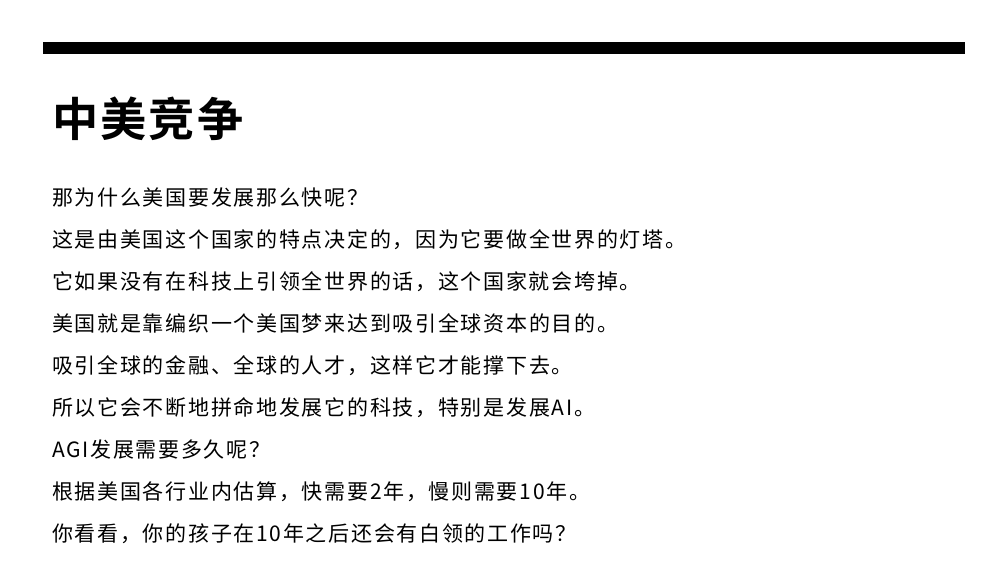
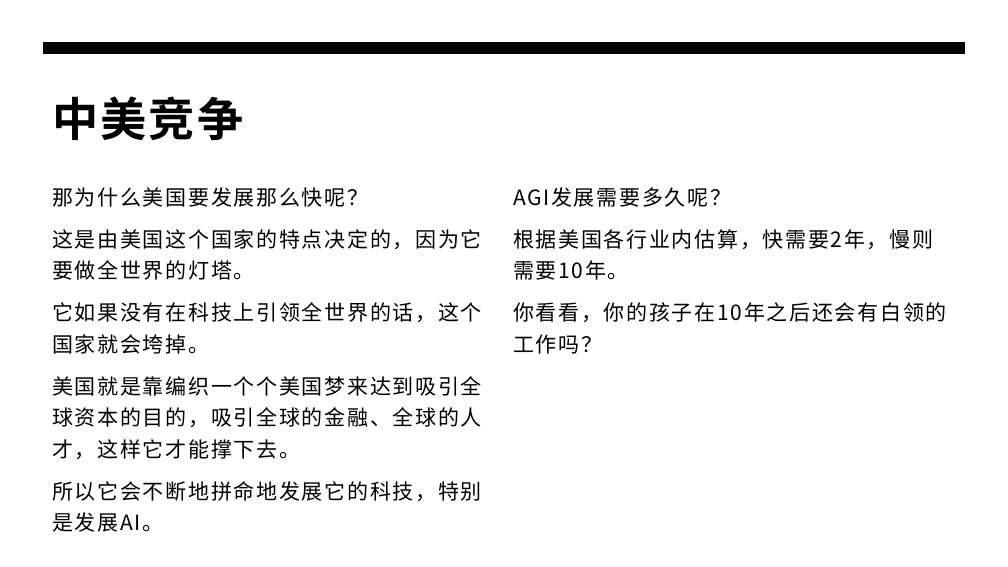
Before and after one commit to panxibei/writing, a slide deck: slide 10 of 44_心理学/24_浥尘伙伴社团原创：浥尘智慧家长课堂/AI时代高智慧家长私教课（第一季）/AI时代高智慧家长私教课（第一季）.pptx. Drawn at 1008x567 pixels with LibreOffice and Linux fonts; fonts in the diff are those of the drawing. Boxes give left, top, right and bottom in pixels: in the first picture for what was removed or moved away, otherwise in the second. Text is boxed around its words. In the diff, an @@ line names an element or a change of style, - is before the commit and + after.

```diff
--- a/44_心理学/24_浥尘伙伴社团原创：浥尘智慧家长课堂/AI时代高智慧家长私教课（第一季）/AI时代高智慧家长私教课（第一季）.pptx
+++ b/44_心理学/24_浥尘伙伴社团原创：浥尘智慧家长课堂/AI时代高智慧家长私教课（第一季）/AI时代高智慧家长私教课（第一季）.pptx
@@ text added at [513, 187, 947, 322], 20 pt, text #000000 @@
+AGI发展需要多久呢？
+根据美国各行业内估算，快需要2年，慢则需要10年。
+你看看，你的孩子在10年之后还会有白领的工作吗？
@@ text at [52, 376, 482, 459]: text changed @@
-美国就是靠编织一个美国梦来达到吸引全球资本的目的。
-吸引全球的金融、全球的人才，这样它才能撑下去。
+美国就是靠编织一个个美国梦来达到吸引全球资本的目的，吸引全球的金融、全球的人才，这样它才能撑下去。
@@ text at [52, 439, 590, 501]: paragraphs removed @@
-AGI发展需要多久呢？
-根据美国各行业内估算，快需要2年，慢则需要10年。
-你看看，你的孩子在10年之后还会有白领的工作吗？
```
Also in this commit, not shown: 29 other slides changed.
